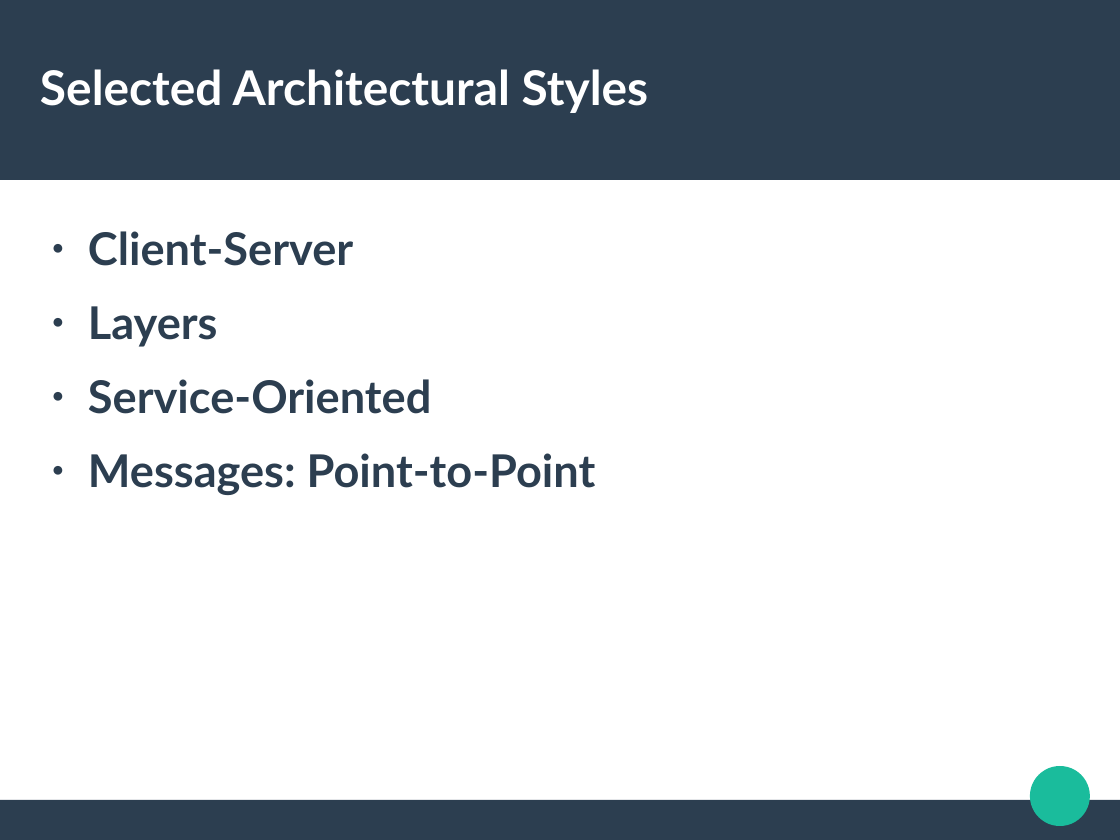
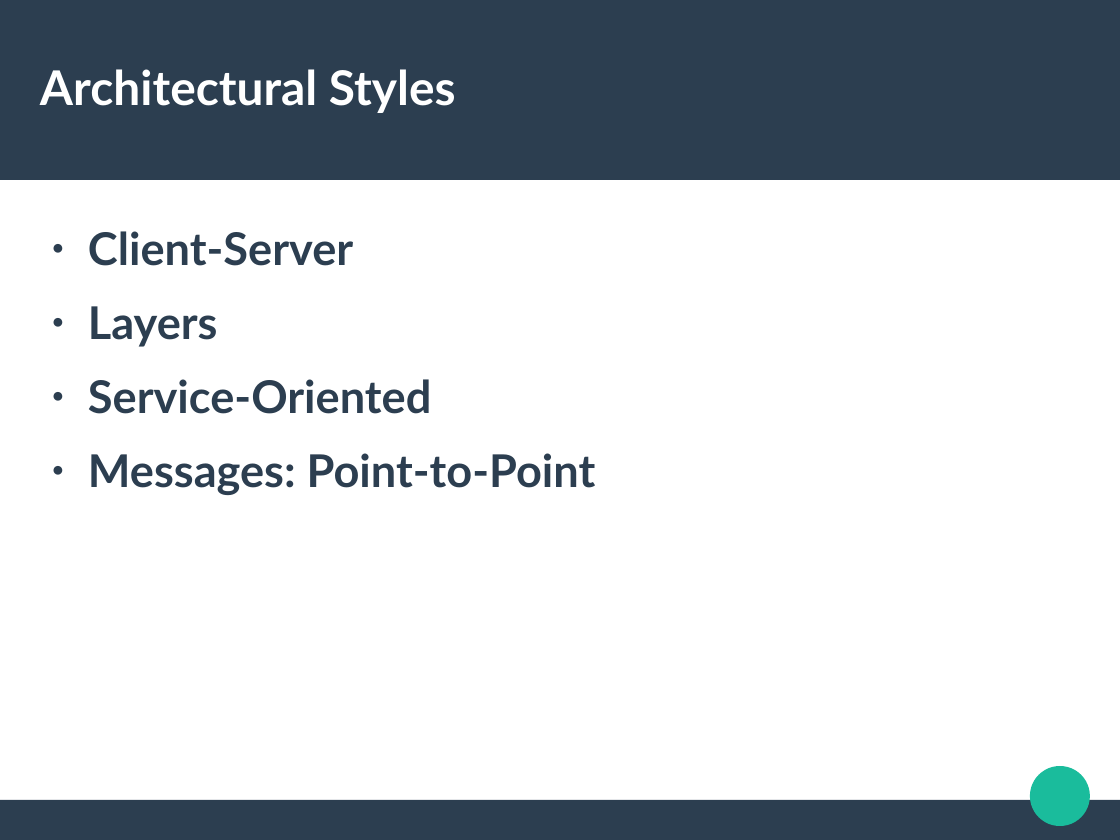
Before and after one commit to fusiled/fusi-locatelli-ingsw2, a slide deck: slide 31 of reviewSlides/dd.odp. Drawn at 1120x840 pixels with LibreOffice and Linux fonts; fonts in the diff are those of the drawing. Boxes give left, top, right and bottom in pixels: in the first picture for what was removed or moved away, otherwise in the second. Text is boxed around its words. In the diff, an @@ line names an element or a change of style, - is before the commit and + after.

```diff
--- a/reviewSlides/dd.odp
+++ b/reviewSlides/dd.odp
@@ title at <box>40,69,456,113</box>: text changed @@
-Selected Architectural Styles
+Architectural Styles
```
Also in this commit, not shown: 1 other slide changed, 2 other files.
